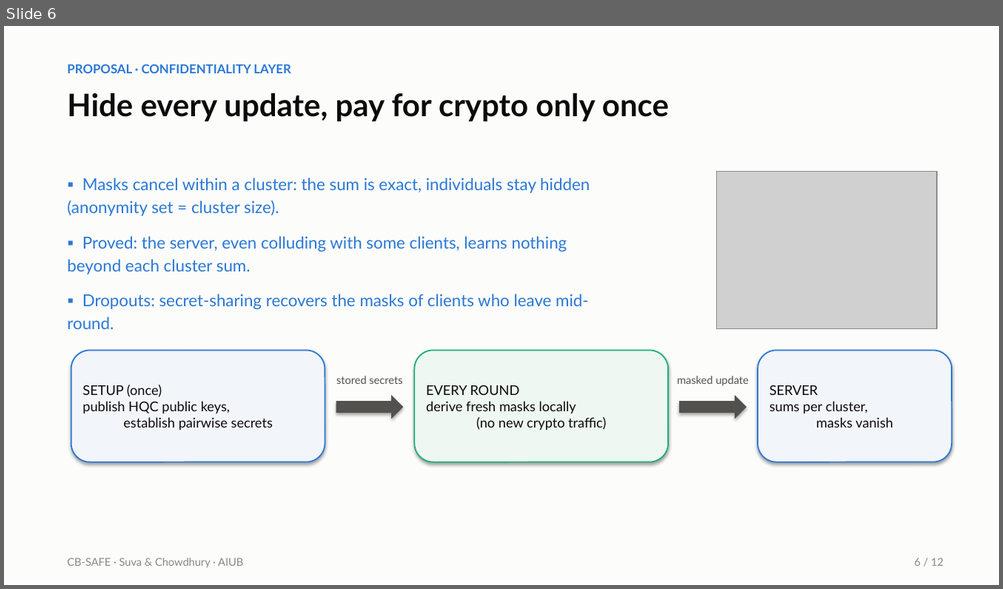
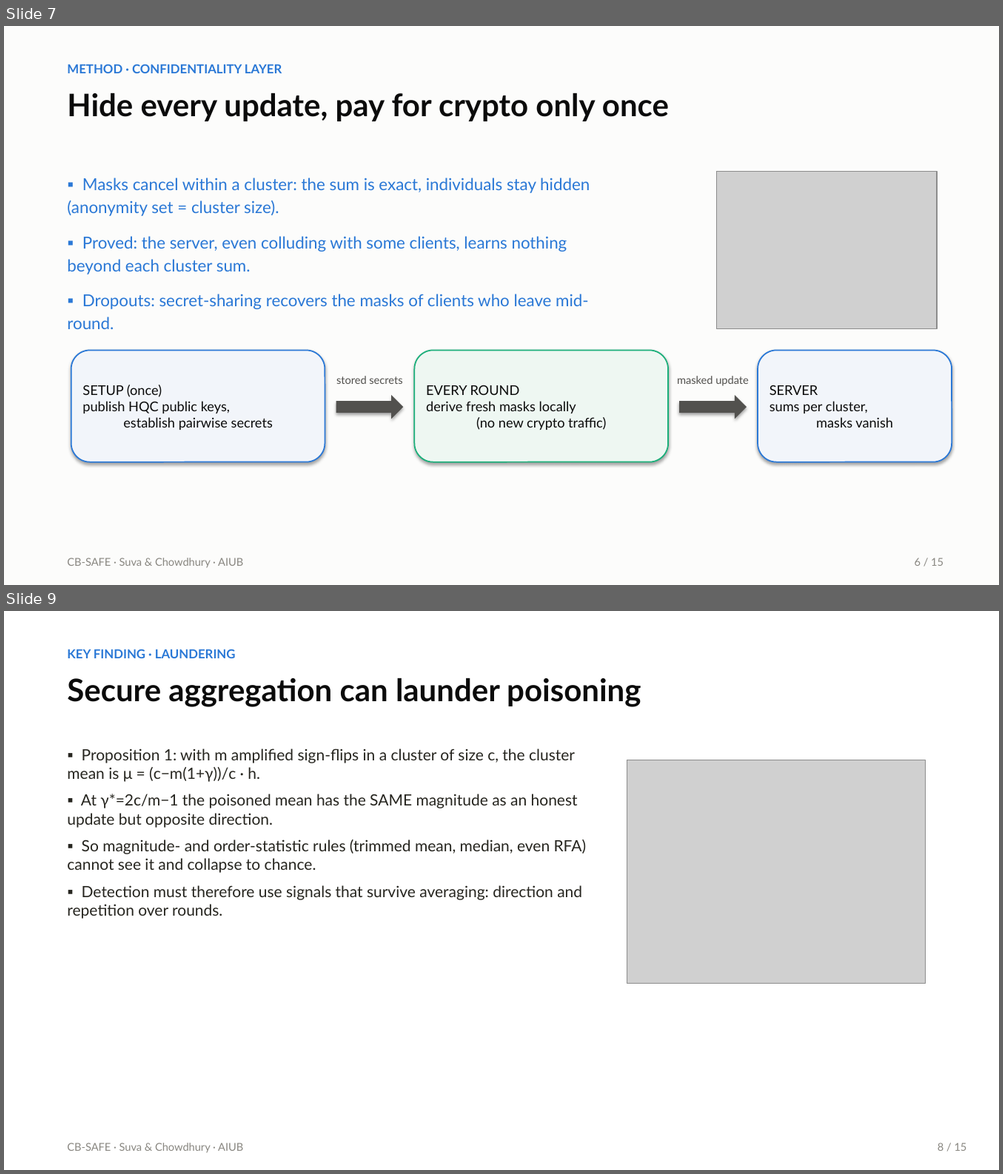
Before and after one commit to wshuv-o/cb-safe-draft, a slide deck: paper/cbsafe_slides.pptx. Shown one above the other, each under a label of ours: slide 6 before the commit, slides 7 and 9 after it; the slides between them are not shown. The pictures are 1003x589 and 1003x1174 pixels, drawn with LibreOffice and Linux fonts; fonts in the diff are those of the drawing; grey boxes stand for pictures. Boxes give left, top, right and bottom in pixels: in the first picture for what was removed or moved away, otherwise in the second. Text is boxed around its words. In the diff, an @@ line names an element or a change of style, - is before the commit and + after.

```diff
--- a/paper/cbsafe_slides.pptx
+++ b/paper/cbsafe_slides.pptx
@@ slide 9 added at box(4, 611, 999, 1170), background #FFFFFF @@
@@ text added at box(67, 649, 236, 658), 12 pt, text #2A78D6, bold @@
+KEY FINDING · LAUNDERING
@@ text added at box(67, 678, 640, 707), 30 pt, text #0B0B0B, bold @@
+Secure aggregation can launder poisoning
@@ text added at box(67, 749, 586, 919), 15 pt, text #26251F @@
+▪ Proposition 1: with m amplified sign-flips in a cluster of size c, the cluster mean is μ = (c−m(1+γ))/c · h.
+▪ At γ*=2c/m−1 the poisoned mean has the SAME magnitude as an honest update but opposite direction.
+▪ So magnitude- and order-statistic rules (trimmed mean, median, even RFA) cannot see it and collapse to chance.
+▪ Detection must therefore use signals that survive averaging: direction and repetition over rounds.
@@ picture added at box(627, 760, 925, 984) @@
@@ text added at box(67, 1143, 243, 1153), 10.5 pt, text #898781 @@
+CB-SAFE · Suva & Chowdhury · AIUB
@@ text added at box(937, 1143, 967, 1151), 10.5 pt, text #898781 @@
+8 / 15
@@ what was slide 6 is now slide 7 @@
@@ slide 7 changed as well @@
@@ text at box(67, 64, 282, 73): text changed @@
-PROPOSAL · CONFIDENTIALITY LAYER
+METHOD · CONFIDENTIALITY LAYER
@@ text at box(914, 558, 943, 566): text changed @@
-6 / 12
+6 / 15
```
Also in this commit, not shown: 11 other slides changed, 4 other slides added, 2 other files.
